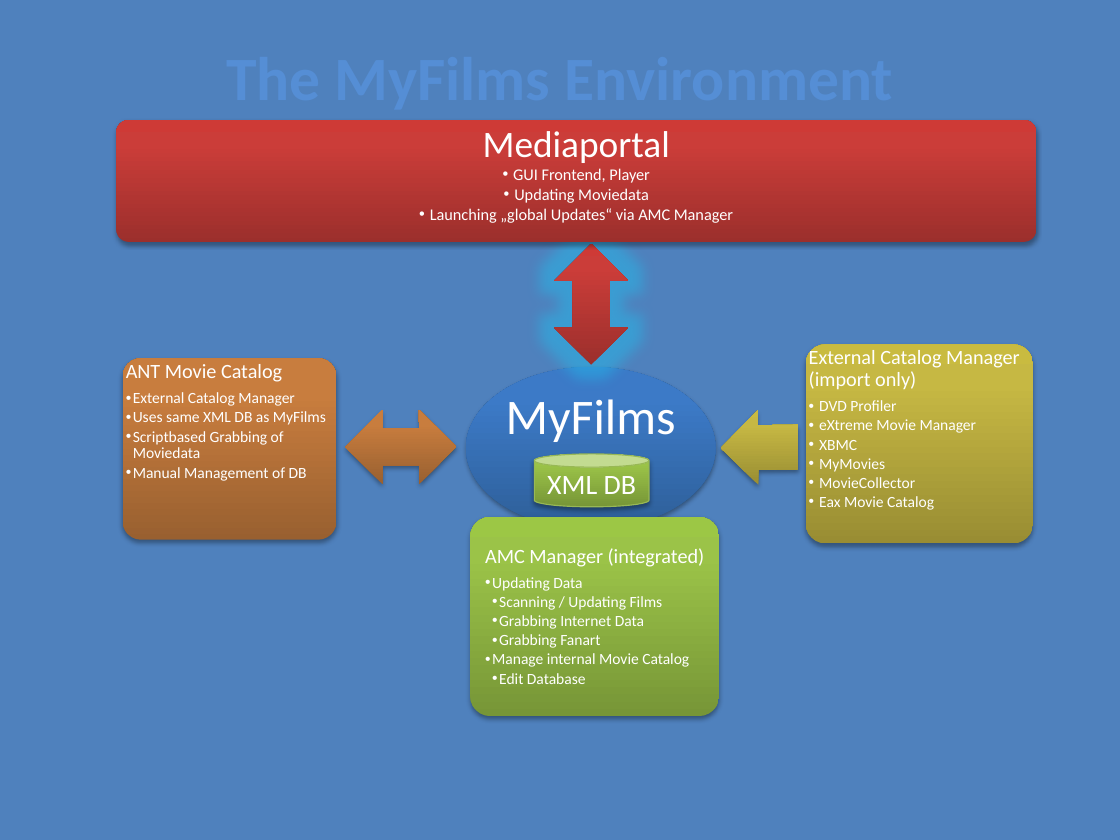
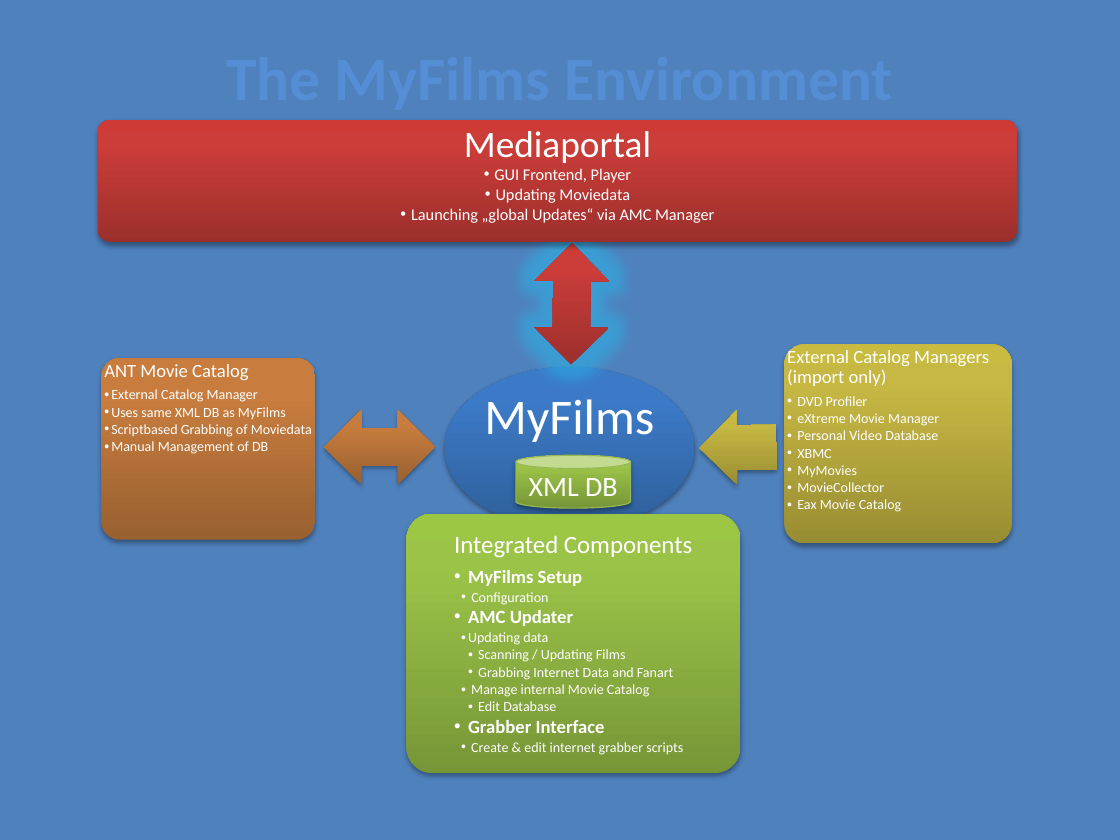
Before and after one commit to drtak34/my-films, a slide deck: slide 2 of MyFilms.Guzzi/trunk/Documentation/MyFilms Environment.pptx. Drawn at 1120x840 pixels with LibreOffice and Linux fonts; fonts in the diff are those of the drawing. Boxes give left, top, right and bottom in pixels: in the first picture for what was removed or moved away, otherwise in the second. Text is boxed around its words. In the diff, an @@ line names an element or a change of style, - is before the commit and + after.

Commit message:
Extended Dialog to choose catalog several fixed according feedback Doug

```diff
--- a/MyFilms.Guzzi/trunk/Documentation/MyFilms Environment.pptx
+++ b/MyFilms.Guzzi/trunk/Documentation/MyFilms Environment.pptx
@@ 4 texts, 3 rounded rectangles, 2 left right arrows, 1 cylinder, 1 ellipse, 1 left arrow: place and size @@
-4 texts, 3 rounded rectangles, 2 left right arrows, 1 cylinder, 1 ellipse, 1 left arrow at [116, 120, 1036, 543]
+4 texts, 3 rounded rectangles, 2 left right arrows, 1 cylinder, 1 ellipse, 1 left arrow at [97, 120, 1017, 543]
@@ text "ANT Movie Catalog" at [104, 361, 312, 454]: size 13 to 12 pt in "ANT Movie Catalog"; size 10 to 9 pt in "External Catalog Manager", "Uses same XML DB as MyFilms", "Scriptbased Grabbing of Moviedata", "Manual Management of DB" @@
@@ text at [787, 348, 989, 386]: text changed; size 13 to 12 pt @@
-External Catalog Manager (import only)
+External Catalog Managers (import only)
@@ text at [797, 396, 939, 512]: size 10 to 9 pt in "DVD Profiler", "eXtreme Movie Manager", "XBMC", "MyMovies" and 2 more places @@
@@ text at [797, 430, 938, 440]: paragraph added @@
+  •• Personal Video Database
@@ rounded rectangle: place and size @@
-rounded rectangle at [470, 517, 719, 717]
+rounded rectangle at [407, 514, 740, 774]
@@ text "Integrated Components": place and size @@
-text "Integrated Components" at [485, 548, 705, 684]
+text "Integrated Components" at [454, 535, 692, 755]
@@ text at [454, 535, 692, 645]: text changed; size 13 to 9 pt @@
-AMC Manager (integrated)
-  •• Updating Data
+Integrated Components
+  •• MyFilms Setup
+    •• Configuration
+  •• AMC Updater
+    •• Updating data
@@ left arrow: place and size @@
-left arrow at [555, 533, 632, 617]
+left arrow at [534, 535, 611, 645]
@@ text at [471, 649, 649, 711]: size 10 to 9 pt in "Scanning / Updating Films", "Manage internal Movie Catalog", "Edit Database"; list level 3 to 4 in "Scanning / Updating Films"; list level 2 to 3 in "Manage internal Movie Catalog"; list level 3 to 4 in "Edit Database" @@
@@ text at [478, 667, 673, 680]: text changed; size 10 to 9 pt @@
-    •• Grabbing Internet Data
-    •• Grabbing Fanart
+      •• Grabbing Internet Data and Fanart
@@ text at [468, 720, 683, 755]: paragraphs added @@
+  •• Grabber Interface
+    •• Create & edit internet grabber scripts
```
Also in this commit, not shown: 6 other files.
